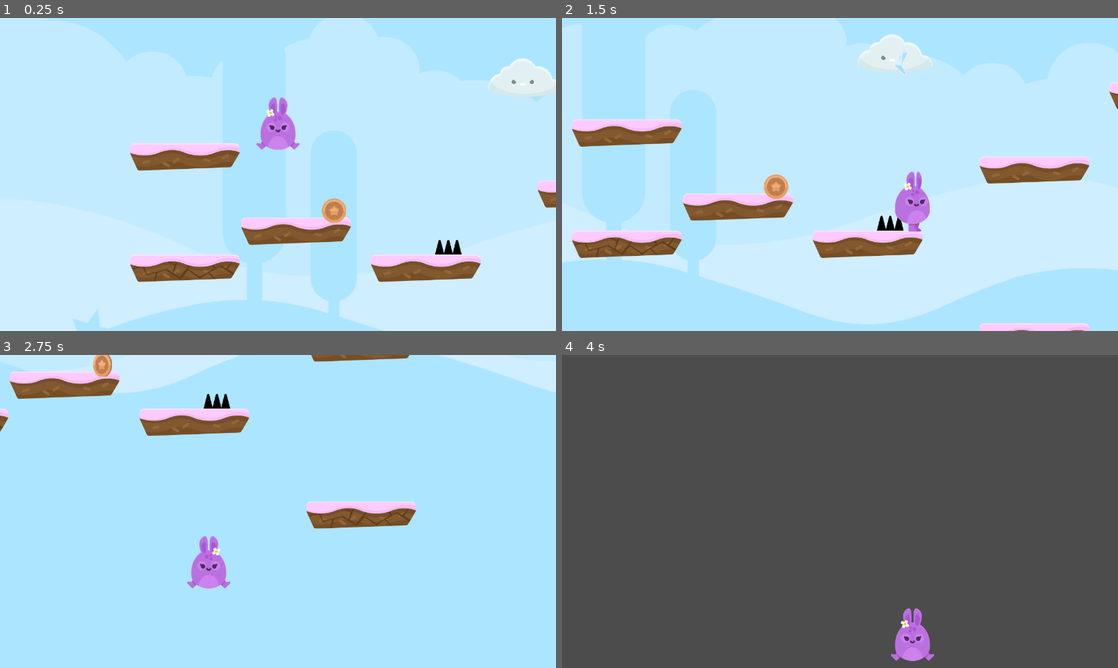
Above: before the commit, frames 1-4 (two rows, left to right).
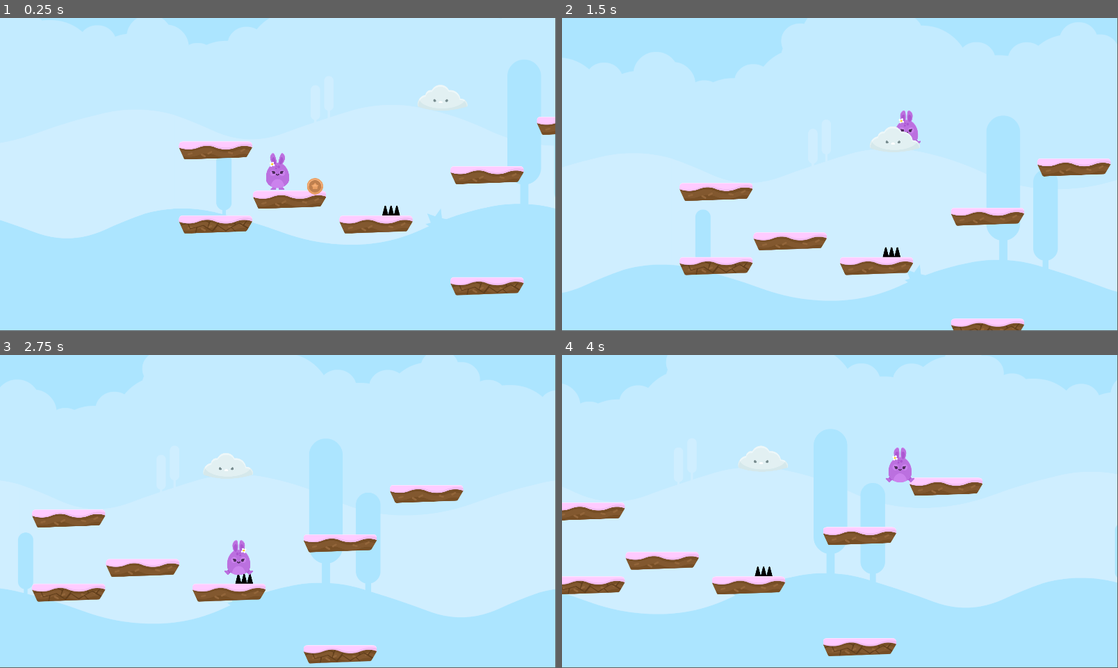
Above: after the commit, the same moments.

Repository: DiscoveringGodot/3_Hoppy_Days
Game: Godot game, scene res://Level 1.tscn
Two runs of this game, one before a commit and one after it. Both use one fixed random seed, a clock stepped at 60 frames per second and the inputs below.
Inputs:
- Up to frame 1 (0.25 s): no input
- Up to frame 2 (1.5 s): hold Right (ui_right) from 0.53 s (still down); tap Up (ui_up) at 0.77 s
- Up to frame 3 (2.75 s): tap Up (ui_up) at 1.52 s; release Right (ui_right) at 2.03 s; hold Left (ui_left) from 2.03 s (still down)
- Up to frame 4 (4 s): release Left (ui_left) at 2.78 s; hold Right (ui_right) from 2.78 s (still down); tap Up (ui_up) at 3.02, 3.77 s
The window is 800x450 before the commit and 799x449 after it. Grey fills any space a smaller window leaves; there, only what the larger window draws over its background counts as a difference.

The runs differ from the first frame. In frame 1, 35% of the frame differs, in the area x 0-100%, y 12-100%; in frame 2, 25%; in frame 3, 41%; in frame 4, 100%, in the area x 0-100%, y 0-100%.

Commit message:
Fixed Parallax

Diff:
--- a/Camera2D.tscn
+++ b/Camera2D.tscn
@@ -34,10 +34,10 @@
 [node name="ParallaxBackground" type="ParallaxBackground" parent="." index="0"]
 
 layer = -1
-offset = Vector2( 0, 0 )
+offset = Vector2( 1024, 0 )
 rotation = 0.0
-scale = Vector2( 1.25, 1.25 )
-transform = Transform2D( 1.25, 0, 0, 1.25, 0, 0 )
+scale = Vector2( 1, 1 )
+transform = Transform2D( 1, 0, 0, 1, 1024, 0 )
 scroll_offset = Vector2( 0, 0 )
 scroll_base_offset = Vector2( 0, 0 )
 scroll_base_scale = Vector2( 1, 1 )
@@ -53,6 +53,9 @@
 motion_offset = Vector2( 0, 0 )
 motion_mirroring = Vector2( 2048, 0 )
 _sections_unfolded = [ "Motion", "Transform" ]
+__meta__ = {
+"_edit_group_": true
+}
 
 [node name="Sprite" type="Sprite" parent="ParallaxBackground/ParallaxLayer1" index="0"]
 
@@ -61,6 +64,7 @@
 [node name="ParallaxLayer2" type="ParallaxLayer" parent="ParallaxBackground" index="1"]
 
 editor/display_folded = true
+position = Vector2( 0, -250 )
 motion_scale = Vector2( 0.6, 0.6 )
 motion_offset = Vector2( 0, 0 )
 motion_mirroring = Vector2( 2048, 0 )
@@ -77,6 +81,7 @@
 [node name="ParallaxLayer3" type="ParallaxLayer" parent="ParallaxBackground" index="2"]
 
 editor/display_folded = true
+position = Vector2( 0, -170 )
 motion_scale = Vector2( 0.7, 0.7 )
 motion_offset = Vector2( 0, 0 )
 motion_mirroring = Vector2( 2048, 0 )
@@ -103,4 +108,5 @@
 [node name="Sprite" type="Sprite" parent="ParallaxBackground/ParallaxLayer4" index="0"]
 
 texture = ExtResource( 4 )
-_sections_unfolded = [ "Animation" ]
+region_rect = Rect2( 754, 65, 9, 3 )
+_sections_unfolded = [ "Animation", "Offset", "Region" ]
--- a/Level 1.tscn
+++ b/Level 1.tscn
@@ -26,7 +26,7 @@
 collision_mask = 1
 occluder_light_mask = 1
 format = 1
-tile_data = PoolIntArray( 29, 0, 0, 131072, 0, 0, 262166, 0, 0, 393222, 0, 0, 524288, 1, 0, 524301, 0, 0, 851990, 1, 0 )
+tile_data = PoolIntArray( 29, 0, 0, 131072, 0, 0, 262166, 0, 0, 393222, 0, 0, 524288, 1, 0, 524301, 0, 0, 851990, 1, 0, 1376260, 0, 0 )
 
 [node name="Coin" parent="." index="1" instance=ExtResource( 2 )]
 
--- a/Player.tscn
+++ b/Player.tscn
@@ -1,12 +1,12 @@
 [gd_scene load_steps=13 format=2]
 
 [ext_resource path="res://scripts/Player.gd" type="Script" id=1]
-[ext_resource path="res://gfx/PNG/Players/bunny2_jump.png" type="Texture" id=2]
-[ext_resource path="res://gfx/PNG/Players/bunny2_hurt.png" type="Texture" id=3]
-[ext_resource path="res://gfx/PNG/Players/bunny2_walk1.png" type="Texture" id=4]
-[ext_resource path="res://gfx/PNG/Players/bunny2_walk2.png" type="Texture" id=5]
-[ext_resource path="res://gfx/PNG/Players/bunny2_ready.png" type="Texture" id=6]
-[ext_resource path="res://gfx/PNG/Players/bunny2_stand.png" type="Texture" id=7]
+[ext_resource path="res://gfx/PNG/Players/bunny2_ready.png" type="Texture" id=2]
+[ext_resource path="res://gfx/PNG/Players/bunny2_stand.png" type="Texture" id=3]
+[ext_resource path="res://gfx/PNG/Players/bunny2_hurt.png" type="Texture" id=4]
+[ext_resource path="res://gfx/PNG/Players/bunny2_walk1.png" type="Texture" id=5]
+[ext_resource path="res://gfx/PNG/Players/bunny2_walk2.png" type="Texture" id=6]
+[ext_resource path="res://gfx/PNG/Players/bunny2_jump.png" type="Texture" id=7]
 [ext_resource path="res://Camera2D.tscn" type="PackedScene" id=8]
 [ext_resource path="res://sound/happy.ogg" type="AudioStream" id=9]
 [ext_resource path="res://sound/coin_SFX.wav" type="AudioStream" id=10]
@@ -14,24 +14,24 @@
 [sub_resource type="SpriteFrames" id=1]
 
 animations = [ {
-"frames": [ ExtResource( 2 ) ],
+"frames": [ ExtResource( 2 ), ExtResource( 3 ) ],
 "loop": true,
-"name": "jump",
+"name": "idle",
 "speed": 5.0
 }, {
-"frames": [ ExtResource( 3 ) ],
+"frames": [ ExtResource( 4 ) ],
 "loop": true,
 "name": "hurt",
 "speed": 5.0
 }, {
-"frames": [ ExtResource( 4 ), ExtResource( 5 ) ],
+"frames": [ ExtResource( 5 ), ExtResource( 6 ) ],
 "loop": true,
 "name": "walk",
 "speed": 15.0
 }, {
-"frames": [ ExtResource( 6 ), ExtResource( 7 ) ],
+"frames": [ ExtResource( 7 ) ],
 "loop": true,
-"name": "idle",
+"name": "jump",
 "speed": 5.0
 } ]
 
@@ -41,9 +41,7 @@
 radius = 60.0
 height = 47.674
 
-[node name="Player" type="KinematicBody2D" index="0" groups=[
-"Player",
-]]
+[node name="Player" type="KinematicBody2D"]
 
 input_pickable = false
 collision_layer = 1
--- a/project.godot
+++ b/project.godot
@@ -16,8 +16,8 @@
 
 [display]
 
-window/size/width=1280
-window/size/height=720
+window/size/width=1920
+window/size/height=1080
 window/size/resizable=false
 window/dpi/allow_hidpi=true
 window/vsync/use_vsync=false
--- a/scripts/Lightning.gd
+++ b/scripts/Lightning.gd
@@ -5,7 +5,7 @@
 
 func _ready():
 	xpos = global_position.x
-	connect("body_shape_entered", get_node("/root/Level 1/Player"), "take_damage", [])
+	connect("body_shape_entered", get_node("/root/Level 1/Player"), "take_damage")
 
 func _physics_process(delta):
 	global_position.y -= SPEED * delta
@@ -13,7 +13,7 @@
 	var bodies = get_overlapping_bodies()
 	for body in bodies:
 			if body.name == "Player":
-				emit_signal("body_shape_entered")
+				emit_signal("body_shape_entered",0,body,0,0 )
 				queue_free()
 			else:
 				queue_free()
--- a/scripts/Player.gd
+++ b/scripts/Player.gd
@@ -53,12 +53,12 @@
 		lives +=1
 
 func take_damage(body_id, body, body_shape, area_shape):
-	#if body == self:
-	motion.y = jump_height
-	print ("ow")
-	lives -= 1
-	if lives == 0:
-		_end_game()
+	if body == self:
+		motion.y = jump_height
+		print ("ow")
+		lives -= 1
+		if lives == 0:
+			_end_game()
 
 func _end_game():
 	pass
